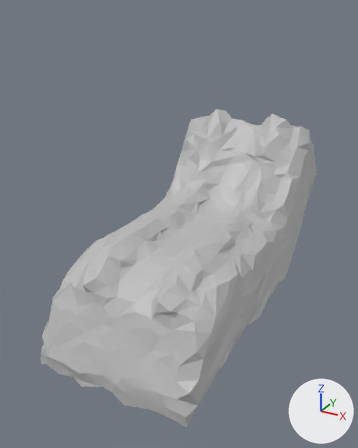
An edit to the FBX model Assets/Meshes/Hazards/S-path.fbx, drawn before and after from the same camera.
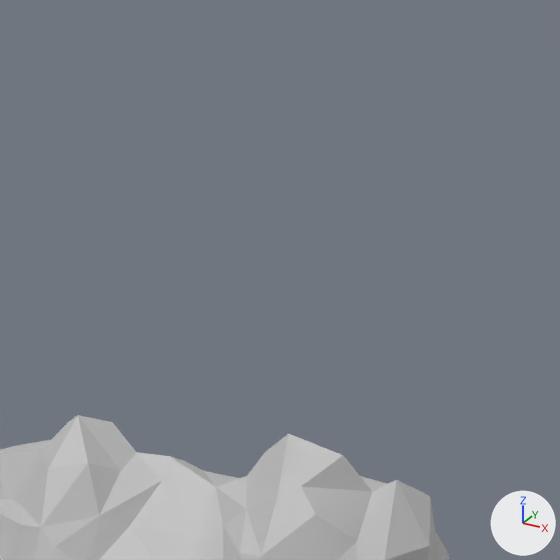
Each version is shown whole from a camera (50 mm lens) standing at (0.1034, -0.2069, 0.1041) and looking at (-0.0061, -0.0078, 0.0046), then close up on the part from 55% to 96% of the width and 0% to 33% of the height. The lights are fixed; the arrows at lower right show +X, +Y and +Z. Where no turn or scale is listed for an object, it has been applied to the vertices.
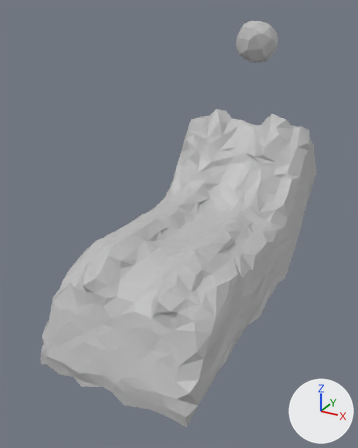
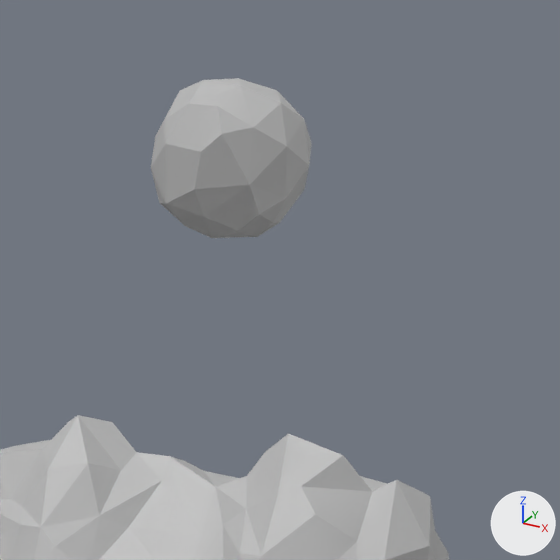
Changed parts and their boxes [x1, y1, x2, y2] in the close-ups (560 x 560 px):
'pSolid1', added: after [151, 78, 312, 238]

The change in detail:
Material 'lambert3' (mat_lambert3) is new.
Its base color is (0.5, 0.5, 0.5) (grey #bcbcbc).
Mesh me_mesh_1 is new.
It has 50 vertices, 91 faces and spans x -0.0118..0.0118, y -0.0107..0.0107, z -0.0108..0.0108.
It uses material mat_lambert3 (grey #bcbcbc).
Object 'pSolid1' (ob_psolid1) is new; it shows me_mesh_1.
Its location is (-0.0005, 0.0723, 0.086).
